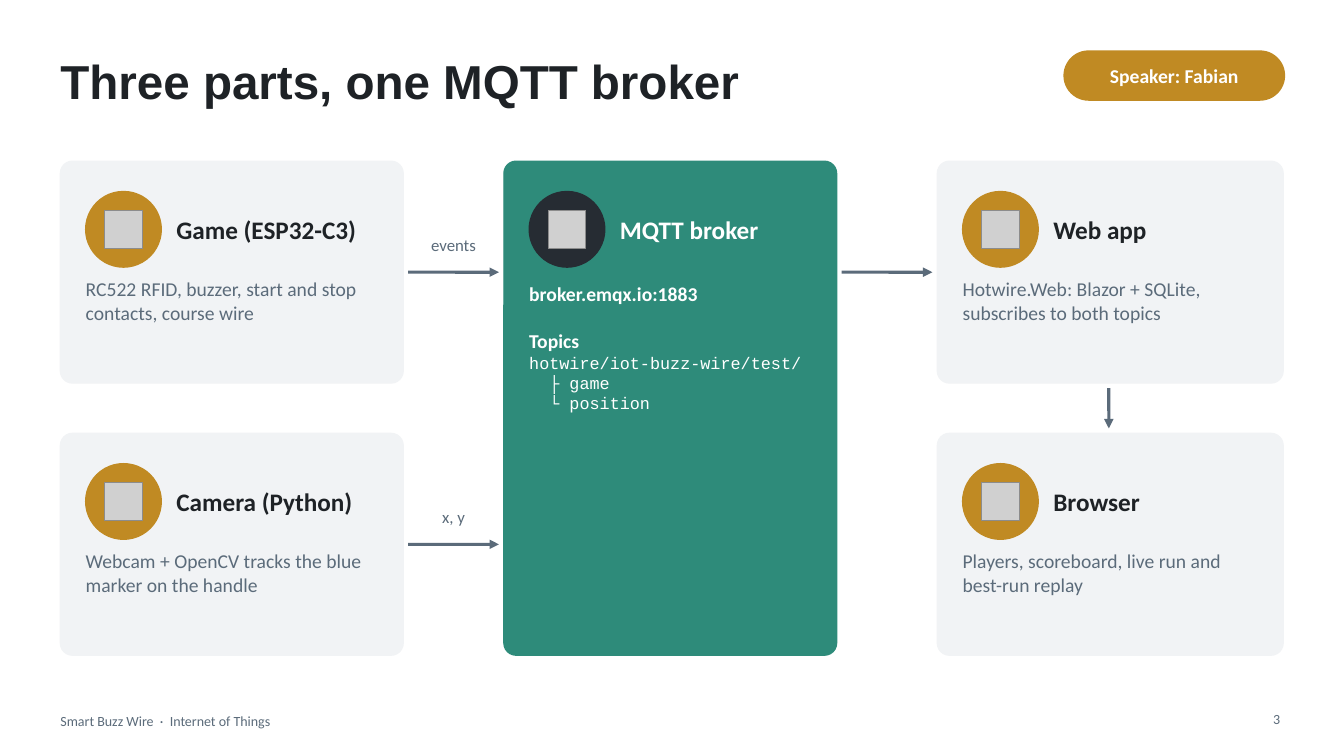
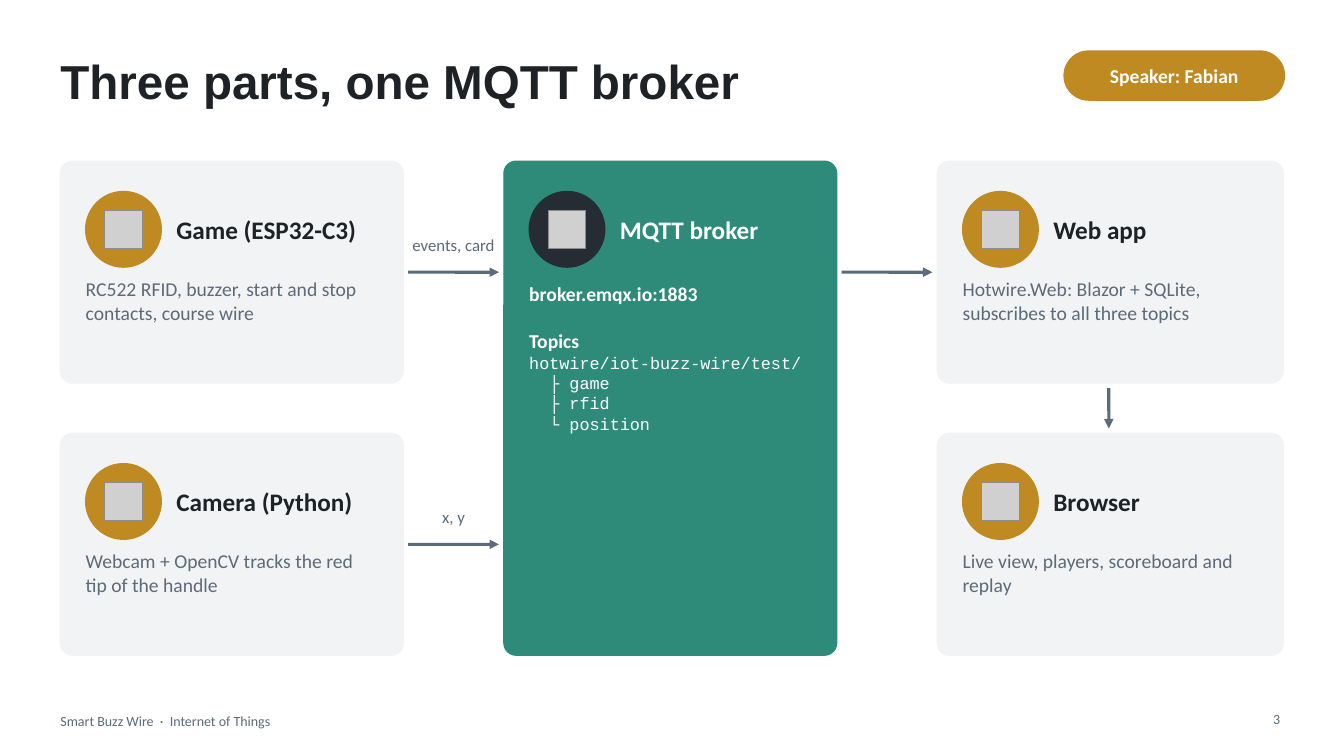
Before and after one commit to NikaV2610/iot-buzz-wire, a slide deck: slide 3 of docs/SmartBuzzWire_Presentation.pptx. Drawn at 1344x756 pixels with LibreOffice and Linux fonts; fonts in the diff are those of the drawing; grey boxes stand for pictures. Boxes give left, top, right and bottom in pixels: in the first picture for what was removed or moved away, otherwise in the second. Text is boxed around its words. In the diff, an @@ line names an element or a change of style, - is before the commit and + after.

```diff
--- a/docs/SmartBuzzWire_Presentation.pptx
+++ b/docs/SmartBuzzWire_Presentation.pptx
@@ text at box(412, 239, 494, 253): text changed @@
-events
+events, card
@@ text at box(963, 282, 1200, 323): text changed @@
-Hotwire.Web: Blazor + SQLite, subscribes to both topics
+Hotwire.Web: Blazor + SQLite, subscribes to all three topics
@@ text at box(569, 397, 609, 409): paragraph added @@
+├ rfid
@@ text at box(86, 554, 353, 595): text changed @@
-Webcam + OpenCV tracks the blue marker on the handle
+Webcam + OpenCV tracks the red tip of the handle
@@ text at box(963, 554, 1233, 595): text changed @@
-Players, scoreboard, live run and best-run replay
+Live view, players, scoreboard and replay
```
Also in this commit, not shown: 9 other slides changed, 41 other files.
